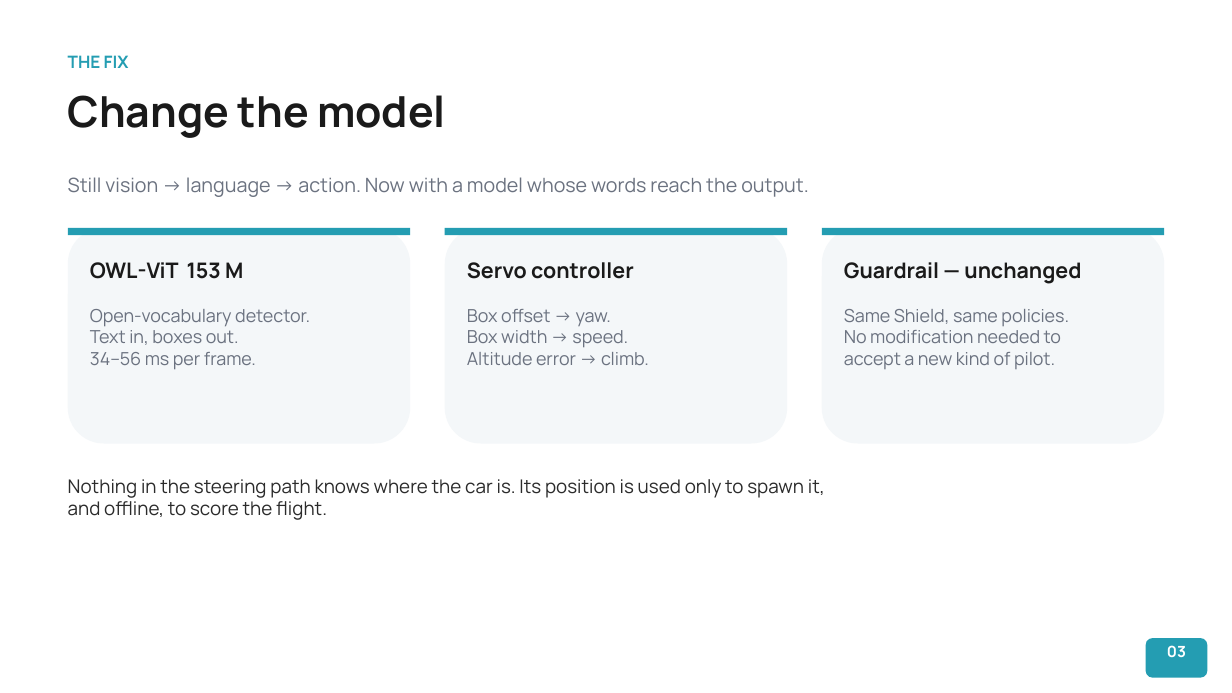
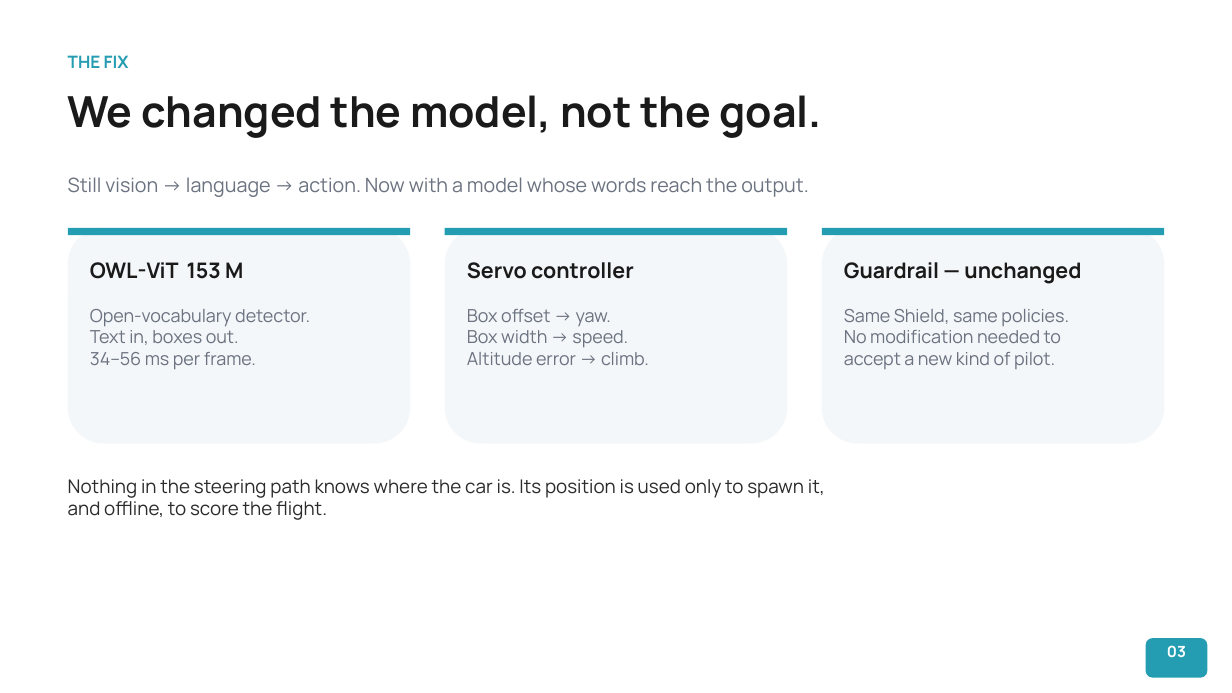
Before and after one commit to Nathanael1721/vla-uav-guardrail, a slide deck: slide 4 of contrib/ntut-vla/docs/VLA-Guardrail-Follow-Aug2026.pptx. Drawn at 1232x693 pixels with LibreOffice and Linux fonts; fonts in the diff are those of the drawing. Boxes give left, top, right and bottom in pixels: in the first picture for what was removed or moved away, otherwise in the second. Text is boxed around its words. In the diff, an @@ line names an element or a change of style, - is before the commit and + after.

```diff
--- a/contrib/ntut-vla/docs/VLA-Guardrail-Follow-Aug2026.pptx
+++ b/contrib/ntut-vla/docs/VLA-Guardrail-Follow-Aug2026.pptx
@@ text at [68, 95, 822, 138]: text changed @@
-Change the model
+We changed the model, not the goal.
```
Also in this commit, not shown: 8 other slides changed, 2 slides added, 2 slides removed, 7 other files.
